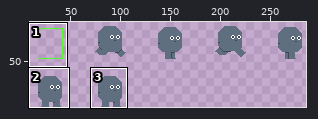
Sprite sheet: Levevl/Assets/player_body_texture.png. The picture above shows the old version from afar; the outline marks the close-up.
Close-up. Old version:
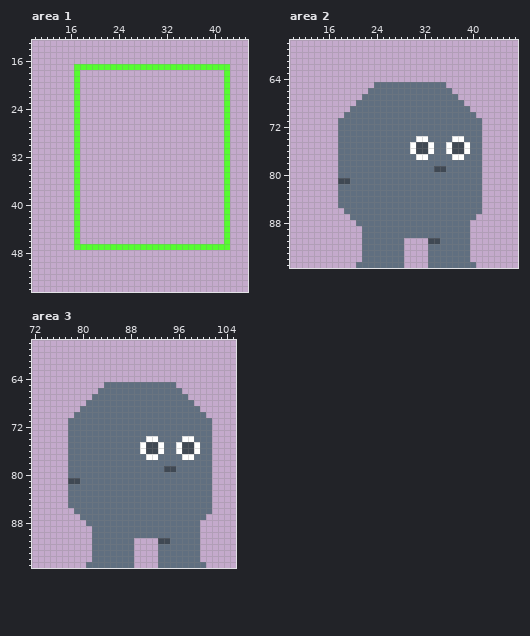
The file is 300x96 pixels. Shown: area 1: x 10..45, y 13..54; area 2: x 10..47, y 58..95; area 3: x 72..105, y 58..95. The wide view leaves out empty margins. The commit also changed other parts of the picture, which this record leaves out.
The result:
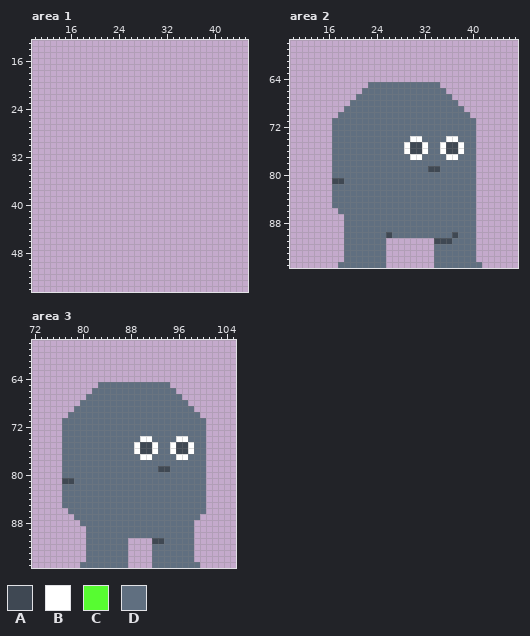
Palette (. is transparent): A #3f4853  B #ffffff  C #57fc31  D #606f80
The edit:
Area 1:
The edit erases colour C in row 17 at x 17 to 42; in rows 18 to 46 at x 17 and 42; in row 47 at x 17 to 42.
Area 2:
The author put colour A in row 81 at x 17.
Colour B becomes colour A in rows 75 to 76 at x 30 and 36.
Colour D becomes colour A in row 79 at x 33; in row 90 at x 26 and 37; in row 91 at x 35 to 36.
Colour A becomes colour B in rows 75 to 76 at x 32 and 38.
Colour D becomes colour B in row 74 at x 30 and 36; in rows 75 to 76 at x 29 and 35; in row 77 at x 30 and 36.
The author put colour D in row 65 at x 23; in row 66 at x 22; in row 67 at x 21; in row 68 at x 20; in row 69 at x 19; in row 70 at x 18.
The author put colour D in rows 71 to 80 at x 17; in rows 82 to 85 at x 17; in row 86 at x 18; in row 87 at x 19; in row 88 at x 19 to 20 and 40; in rows 89 to 94 at x 19 to 21 and 40.
The author put colour D in row 95 at x 18 to 20 and 41.
Colour A becomes colour D in row 79 at x 35; in row 81 at x 19.
Colour B becomes colour D in row 74 at x 32 and 38; in rows 75 to 76 at x 33 and 39; in row 77 at x 32 and 38.
The edit erases colour A in row 91 at x 33.
The edit erases colour D in row 65 at x 35; in row 66 at x 36; in row 67 at x 37; in row 68 at x 38; in row 69 at x 39; in row 70 at x 40.
The edit erases colour D in rows 71 to 86 at x 41; in row 91 at x 26 to 28; in rows 92 to 95 at x 26 to 28 and 33.
Area 3:
The author put colour A in row 81 at x 77; in row 91 at x 92.
Colour B becomes colour A in rows 75 to 76 at x 90 and 96.
Colour D becomes colour A in row 79 at x 93.
Colour A becomes colour B in rows 75 to 76 at x 92 and 98.
Colour D becomes colour B in row 74 at x 90 and 96; in rows 75 to 76 at x 89 and 95; in row 77 at x 90 and 96.
The author put colour D in row 65 at x 83; in row 66 at x 82; in row 67 at x 81; in row 68 at x 80; in row 69 at x 79; in row 70 at x 78.
The author put colour D in rows 71 to 80 at x 77; in rows 82 to 85 at x 77; in row 86 at x 78; in row 87 at x 79; in row 88 at x 80; in rows 89 to 91 at x 81.
The author put colour D in rows 92 to 94 at x 81 and 92; in row 95 at x 80 and 92.
Colour A becomes colour D in row 79 at x 95; in row 81 at x 79; in row 91 at x 94.
Colour B becomes colour D in row 74 at x 92 and 98; in rows 75 to 76 at x 93 and 99; in row 77 at x 92 and 98.
The edit erases colour D in row 65 at x 95; in row 66 at x 96; in row 67 at x 97; in row 68 at x 98; in row 69 at x 99; in row 70 at x 100.
The edit erases colour D in rows 71 to 86 at x 101; in row 87 at x 100; in rows 88 to 90 at x 99; in rows 91 to 94 at x 88 and 99; in row 95 at x 88 and 100.
Changed places in both close-ups, as pixel boxes (x1, y1, x2, y2):
erased: (74, 64, 230, 250)
changed: (332, 82, 374, 268)
changed: (386, 82, 482, 268)
changed: (62, 382, 104, 568)
changed: (128, 382, 212, 568)
